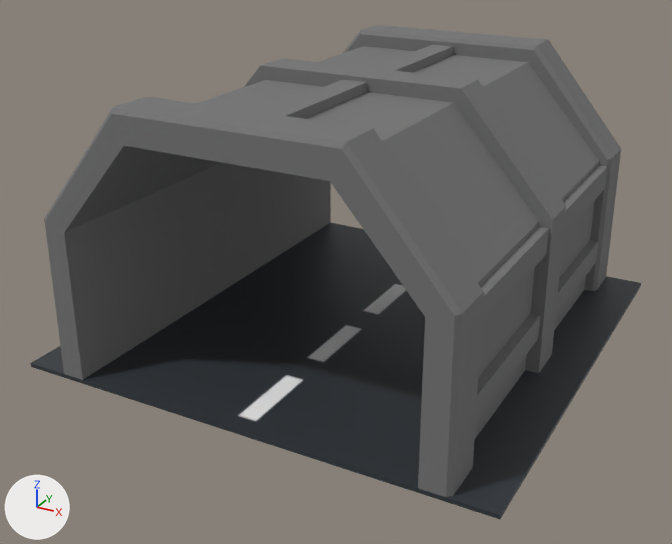
One commit to the glTF model models/standard-map/kartkids_base_trk_430_tun_closed_mid_1x1.gltf: the scene before it, then after it.
Rendered twice from a camera (50 mm lens) standing at (8.44, -16.56, 9.38) and looking at (-0.23, -0.8, 1.5). Lighting does not change. The marker at lower left points along +X, +Y and +Z. The older version comes first. Vertices at exactly the same position are counted once.

Names of what the first picture shows: 'kartkids_base_trk_430_tun_closed_mid_1x1', 'kartkids_base_trk_430_tun_closed_mid_1x1.001'.
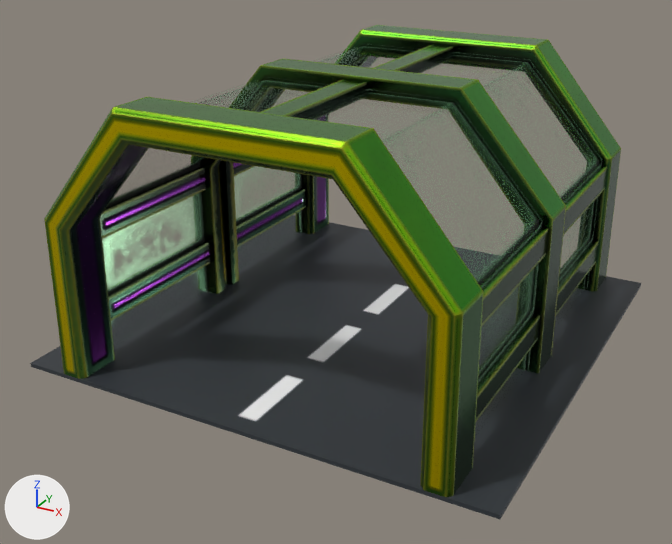
Changed parts and their boxes [x1, y1, x2, y2] in the pictures (672 x 544 px):
part 1 of me_kartkids_base_trk_430_tun_closed_mid_1x1, cut back: [45, 25, 621, 495] in both
part 2 of me_kartkids_base_trk_430_tun_closed_mid_1x1, recoloured (darker): [44, 35, 608, 497] in both

The change, as a diff of the scene's bpy script:
```diff
--- a/models/standard-map/kartkids_base_trk_430_tun_closed_mid_1x1.gltf.py
+++ b/models/standard-map/kartkids_base_trk_430_tun_closed_mid_1x1.gltf.py
@@ mat_tunnels @@
+mat_tunnels = bpy.data.materials.new('TUNNELS')
+# uses the picture img_tunnels_basecolor
+# uses the picture img_tunnels_emissive
+# uses the picture img_tunnels_normal
+# uses the picture img_tunnels_occlusionroughnessmetallic_tunnels_occlusionroughnessmetallic_png
@@ me_kartkids_base_trk_430_tun_closed_mid_1x1 @@
-me_kartkids_base_trk_430_tun_closed_mid_1x1.from_pydata(...)  # 136 vertices, 180 faces; spans x -4.17..4.17, y -5.0..5.0, z 0.09..5.66
+me_kartkids_base_trk_430_tun_closed_mid_1x1.from_pydata(...)  # 220 vertices, 320 faces; spans x -4.17..4.17, y -5.0..5.0, z 0.09..5.66
+# me_kartkids_base_trk_430_tun_closed_mid_1x1 part 1
+# 33 vertices are removed from x -4.17..4.14, y -5.0..5.0, z 0.09..5.66
+# 117 faces are deleted
+# 10 vertices move from x -4.17..4.17, y -5.0..5.0, z 0.09..5.66 to x -3.7..3.7, y -5.0..5.0, z 0.09..5.15
+# 64 vertices are added at x -4.17..4.17, y -5.0..5.0, z 0.09..5.66
+# 8 new vertices lie (0.31, 0.0, 0.0) away from vertices in x -4.09, y -3.95..3.95, z 0.84..3.16
+# 8 new vertices lie (-0.31, 0.0, 0.0) away from vertices in x 4.09, y -3.95..3.95, z 0.84..3.16
+# 12 new vertices lie (0.0, 0.85, 0.0) away from vertices in x -3.59..3.59, y -4.9..4.05, z 0.09..5.05
+# 8 new vertices lie (0.0, 0.0, 3.05) away from vertices in x -3.61..3.61, y -0.44..0.44, z 0.09
+# 6 new vertices lie (0.0, 7.9, 0.0) away from vertices in x -3.96..3.96, y -3.95, z 0.09..5.36
+# 6 new vertices lie (0.0, 0.31, 0.0) away from vertices in x -3.76..3.76, y -0.16, z 0.09..5.29
+# 5 new vertices lie (0.0, 0.88, 0.0) away from vertices in x -4.17..4.14, y 4.03, z 0.09..5.66
+# 257 new faces join them
+# me_kartkids_base_trk_430_tun_closed_mid_1x1 part 2: 77 faces spanning x -4.17..4.17, y -5.0..5.0, z 0.09..5.66 switch from mat_stone (grey #757575) to mat_tunnels
```
